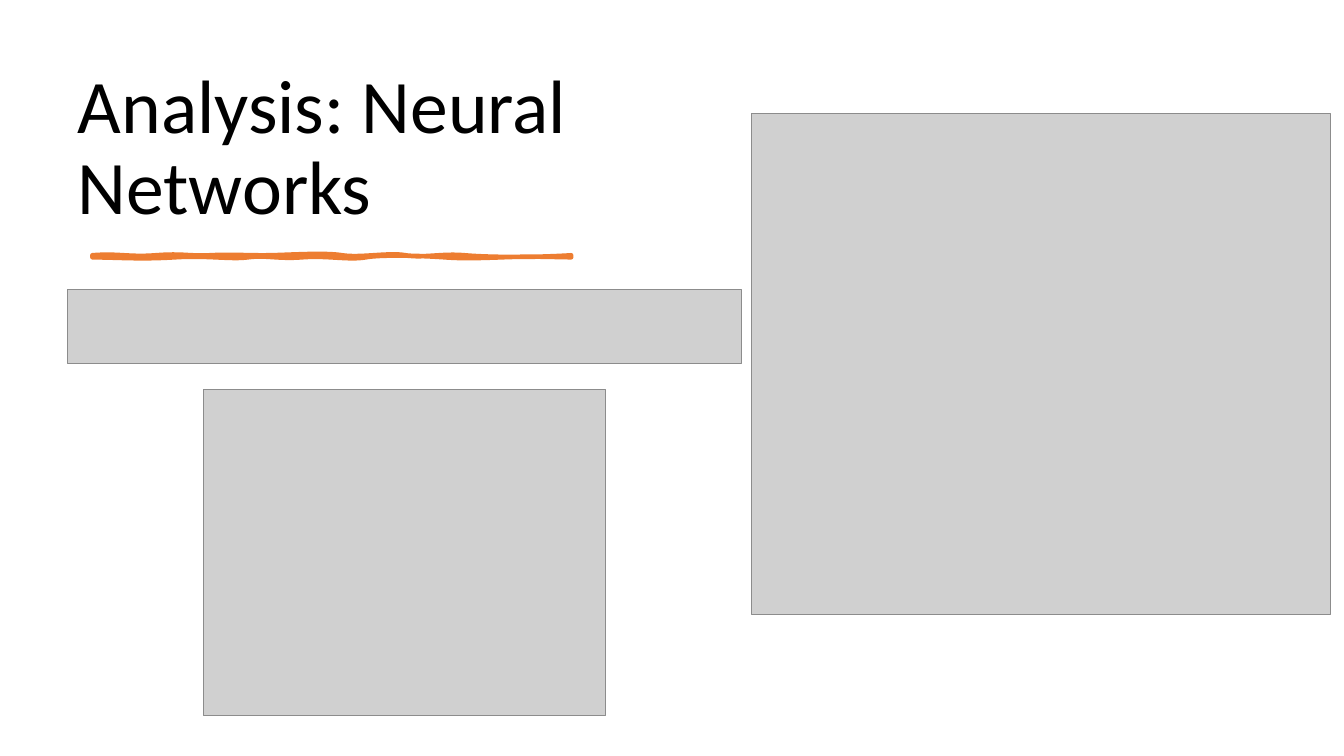
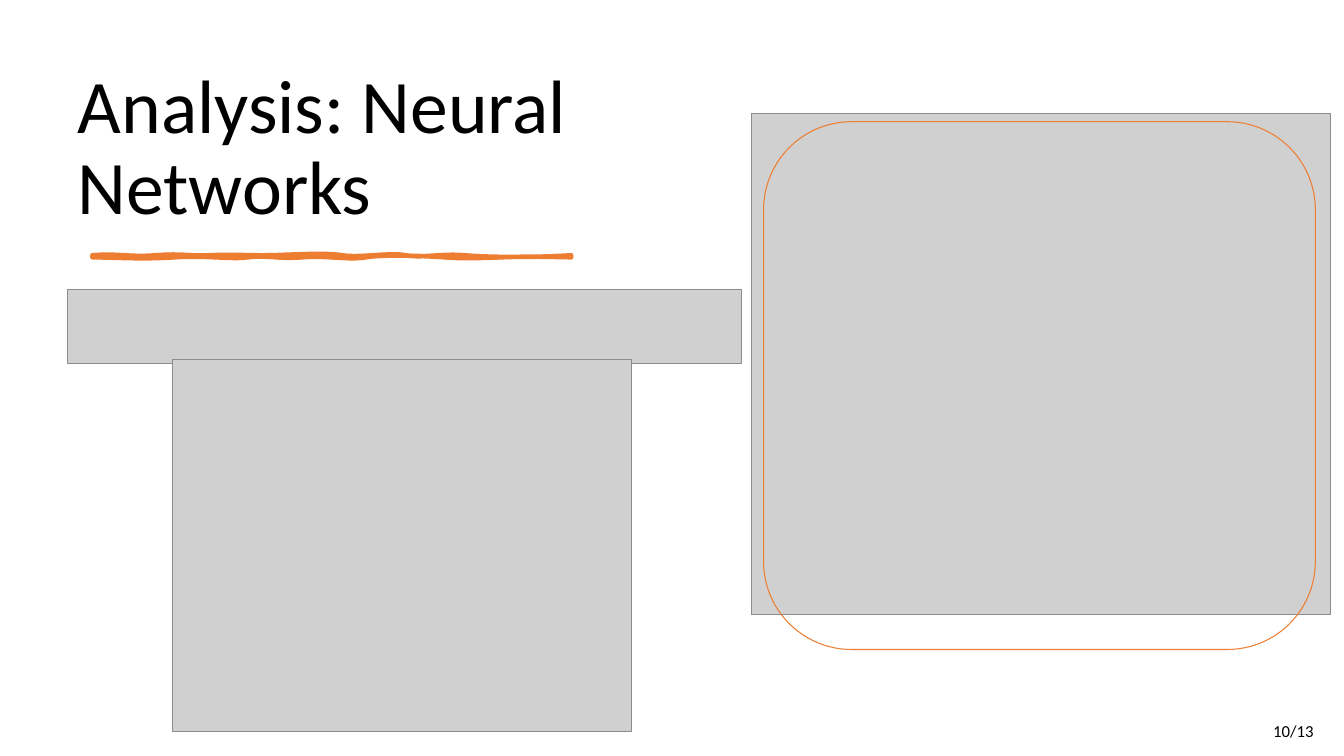
Before and after one commit to ofithcheallaigh/masters_project, a slide deck: slide 10 of Documentation/MSc Research Project Presentation.pptx (slide 11 before the commit). Drawn at 1344x756 pixels with LibreOffice and Linux fonts; fonts in the diff are those of the drawing; grey boxes stand for pictures. Boxes give left, top, right and bottom in pixels: in the first picture for what was removed or moved away, otherwise in the second. Text is boxed around its words. In the diff, an @@ line names an element or a change of style, - is before the commit and + after.

```diff
--- a/Documentation/MSc Research Project Presentation.pptx
+++ b/Documentation/MSc Research Project Presentation.pptx
@@ rounded rectangle added at (x1=764, y1=122, x2=1316, y2=650), outline #ED7D31 0.75 pt @@
@@ picture resized from (x1=203, y1=389, x2=606, y2=716) to (x1=172, y1=359, x2=631, y2=731) @@
@@ text added at (x1=1273, y1=725, x2=1313, y2=738), 12 pt, text #000000 @@
+10/13
```
Also in this commit, not shown: 11 other slides changed, 1 slide added, 1 slide removed.
